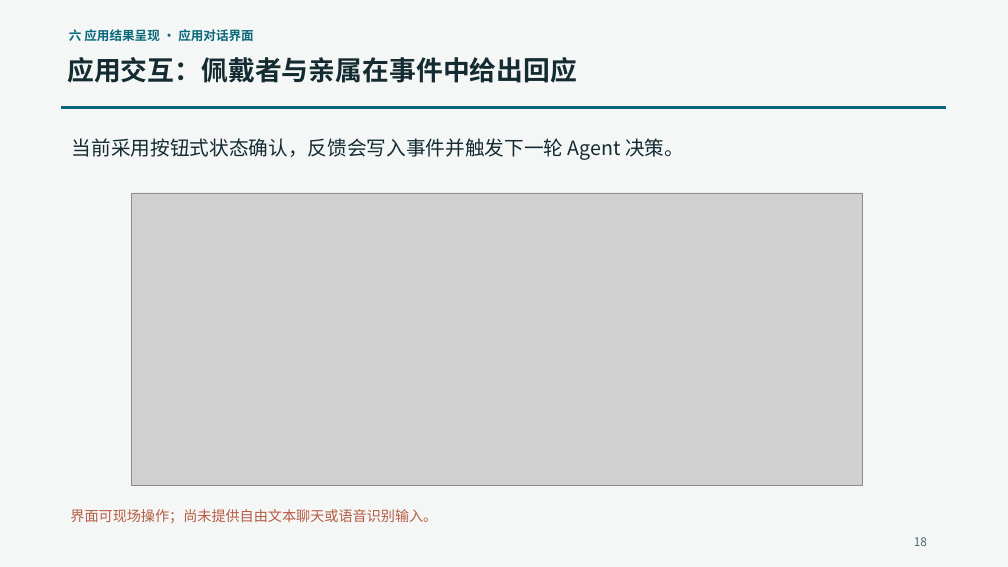
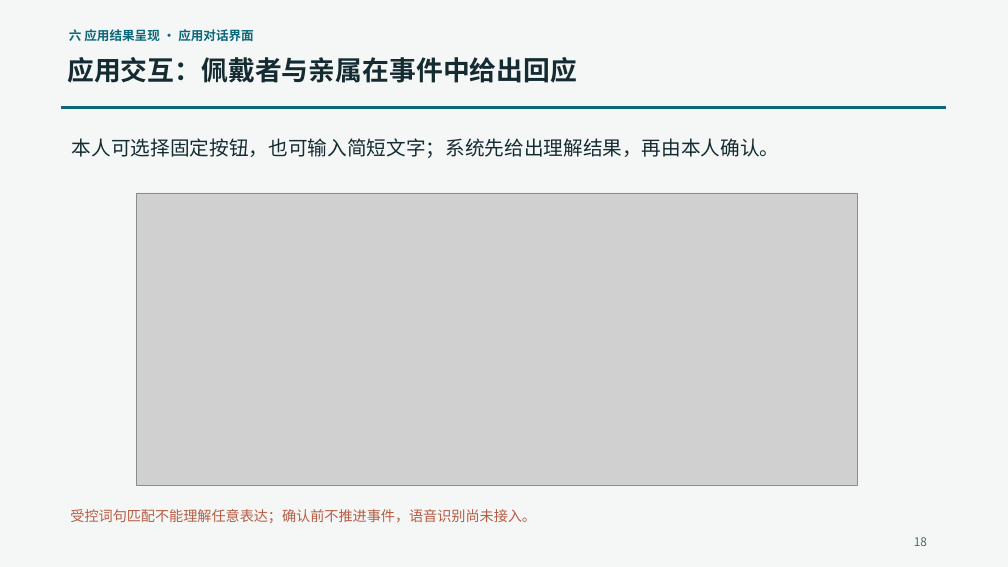
Before and after one commit to liee4/anmai-agent, a slide deck: slide 18 of presentation/output/【医疗-南京邮电大学-宋奕霖-安脉Agent】.pptx. Drawn at 1008x567 pixels with LibreOffice and Linux fonts; fonts in the diff are those of the drawing; grey boxes stand for pictures. Boxes give left, top, right and bottom in pixels: in the first picture for what was removed or moved away, otherwise in the second. Text is boxed around its words. In the diff, an @@ line names an element or a change of style, - is before the commit and + after.

```diff
--- a/presentation/output/【医疗-南京邮电大学-宋奕霖-安脉Agent】.pptx
+++ b/presentation/output/【医疗-南京邮电大学-宋奕霖-安脉Agent】.pptx
@@ text at [72,138,780,158]: text changed @@
-当前采用按钮式状态确认，反馈会写入事件并触发下一轮 Agent 决策。
+本人可选择固定按钮，也可输入简短文字；系统先给出理解结果，再由本人确认。
@@ picture: place and size @@
-picture at [132,193,862,485]
+picture at [137,193,858,485]
@@ text at [70,509,536,523]: text changed @@
-界面可现场操作；尚未提供自由文本聊天或语音识别输入。
+受控词句匹配不能理解任意表达；确认前不推进事件，语音识别尚未接入。
```
Also in this commit, not shown: 7 other slides changed, 7 other files.
